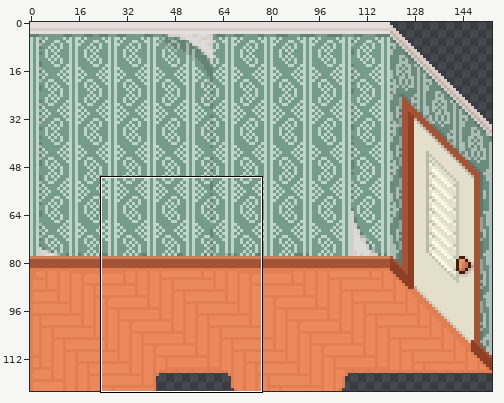
A pixel-art file gets an edit: _Soyka/water_district_apartments_hall.aseprite. The picture above shows the old version from afar; the outline marks the close-up.
Close-up. Before the edit:
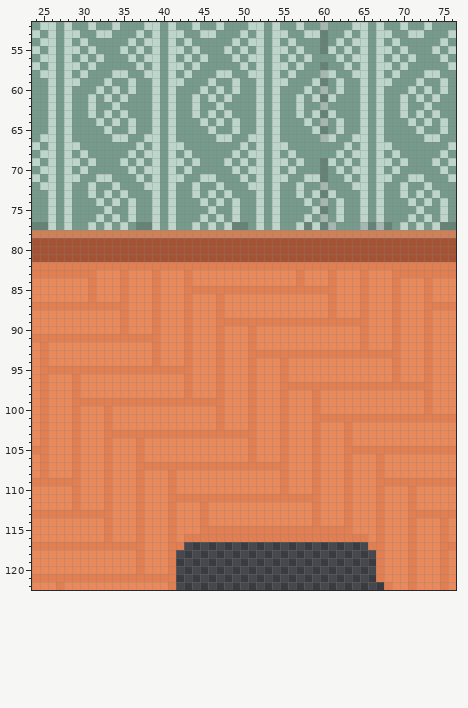
154x123 pixels, 1 frame. Colours within 5 levels of each other are drawn and written as one. Shown: x 24..76, y 52..122. The commit also changed other parts of the picture, which this record leaves out.
New version:
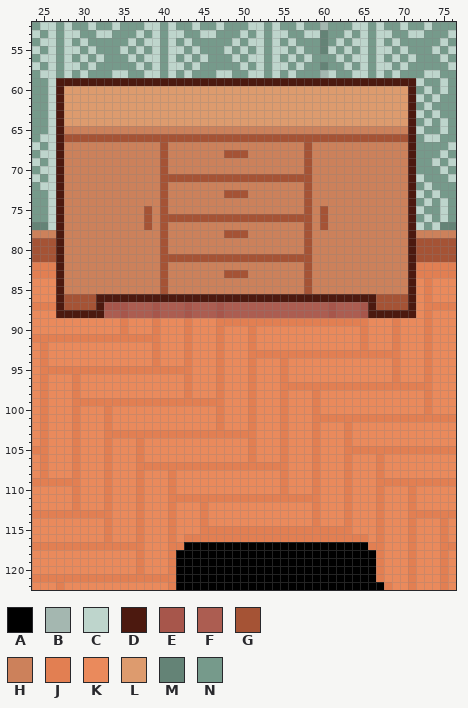
Palette (. is transparent): A #000000  B #a4b7b0  C #bed5cc  D #4c190f  E #a7564b  F #ac5d51  G #a55335  H #cc815b  J #e27f52  K #ea8a5c  L #dd9b6e  M #648376  N #769a8b
Diff:
layer "Layer 8" added
layer "FLOOR" added
layer "WALLS" added
layer "DETAILS/Layer 2" added
layer "DETAILS/Layer 3" added
layer "AO" added
layer "Layer 7" added
layer "Layer 1" removed
layer "Flattened" removed
layer "Group 1/Layer 2" removed
layer "Group 1/Layer 3" removed
layer "Layer 4" removed
Layers "Layer 7", "Layer 8":
y 59: x 27..71 NCCNNNCNNCNNCNCCNNNCNNCNNCNCCNNNCMNCNNCNCCNNN -> DDDDDDDDDDDDDDDDDDDDDDDDDDDDDDDDDDDDDDDDDDDDD
y 60: x 27..71 NCNNNCNCNCNNCNCNNNCNCNCNNCNCNNNCNBNCNNCNCNNNC -> DLLLLLLLLLLLLLLLLLLLLLLLLLLLLLLLLLLLLLLLLLLLD
y 61: x 27..71 NCNNCNCNCNNNCNCNNCNCNCNNNCNCNNCNCMCNNNCNCNNCN -> DLLLLLLLLLLLLLLLLLLLLLLLLLLLLLLLLLLLLLLLLLLLD
y 62: x 27..71 NCNNCNNCNNNNCNCNNCNNCNNNNCNCNNCNNBNNNNCNCNNCN -> DLLLLLLLLLLLLLLLLLLLLLLLLLLLLLLLLLLLLLLLLLLLD
y 63: x 27..71 NCNNCNCNCNNNCNCNNCNCNCNNNCNCNNCNCMCNNNCNCNNCN -> DLLLLLLLLLLLLLLLLLLLLLLLLLLLLLLLLLLLLLLLLLLLD
y 64: x 27..71 NCNNNCNCNCNNCNCNNNCNCNCNNCNCNNNCNBNCNNCNCNNNC -> DLLLLLLLLLLLLLLLLLLLLLLLLLLLLLLLLLLLLLLLLLLLD
y 65: x 27..71 NCNNNNCNNCNNCNCNNNNCNNCNNCNCNNNNCMNCNNCNCNNNN -> DHHHHHHHHHHHHHHHHHHHHHHHHHHHHHHHHHHHHHHHHHHHD
y 66: x 27..71 NCNNNNNCCNNCCNCNNNNNCCNNCCNCNNNNNBCNNCCNCNNNN -> DGGGGGGGGGGGGGGGGGGGGGGGGGGGGGGGGGGGGGGGGGGGD
y 67: x 27..71 NCCNNNNNNNCNCNCCNNNNNNNCNCNCCNNNNNNNCNCNCCNNN -> DHHHHHHHHHHHHGHHHHHHHHHHHHHHHHHGHHHHHHHHHHHHD
y 68: x 27..71 NCNCNNNNNCNCCNCNCNNNNNCNCCNCNCNNNNNCNCCNCNCNN -> DHHHHHHHHHHHHGHHHHHHHGGGHHHHHHHGHHHHHHHHHHHHD
y 69: x 27..71 NCCNCNNNCNCNCNCCNCNNNCNCNCNCCNCNNMCNCNCNCCNCN -> DHHHHHHHHHHHHGHHHHHHHHHHHHHHHHHGHHHHHHHHHHHHD
y 70: x 27..71 NCNCNNNNNCNCCNCNCNNNNNCNCCNCNCNNNMNCNCCNCNCNN -> DHHHHHHHHHHHHGHHHHHHHHHHHHHHHHHGHHHHHHHHHHHHD
y 71: x 27..71 NCCNNCCNNNCNCNCCNNCCNNNCNCNCCNNCCMNNCNCNCCNNC -> DHHHHHHHHHHHHGGGGGGGGGGGGGGGGGGGHHHHHHHHHHHHD
y 72: x 27..71 NCNNCNNCNNNCCNCNNCNNCNNNCCNCNNCNNBNNNCCNCNNCN -> DHHHHHHHHHHHHGHHHHHHHHHHHHHHHHHGHHHHHHHHHHHHD
y 73: x 27..71 NCNNCNCNCNNNCNCNNCNCNCNNNCNCNNCNCMCNNNCNCNNCN -> DHHHHHHHHHHHHGHHHHHHHGGGHHHHHHHGHHHHHHHHHHHHD
y 74: x 27..71 NCNNNCNCNCNNCNCNNNCNCNCNNCNCNNNCNBNCNNCNCNNNC -> DHHHHHHHHHHHHGHHHHHHHHHHHHHHHHHGHHHHHHHHHHHHD
y 75: x 27..71 NCNNNNCNNCNNCNCNNNNCNNCNNCNCNNNNCMNCNNCNCNNNN -> DHHHHHHHHHHGHGHHHHHHHHHHHHHHHHHGHGHHHHHHHHHHD
y 76: x 27..71 NCNNNCNCNCNNCNCNNNCNCNCNNCNCNNNCNBNCNNCNCNNNC -> DHHHHHHHHHHGHGGGGGGGGGGGGGGGGGGGHGHHHHHHHHHHD
y 77: x 27..71 NCNNCNCNCNMMCNCNNCNCNCMMNCNCNNCMCMBNNNBMBMNCN -> DHHHHHHHHHHGHGHHHHHHHHHHHHHHHHHGHGHHHHHHHHHHD
y 78: x 27 H -> D; x 40 H -> G; x 48..50 HHH -> GGG; x 58 H -> G; x 71 H -> D
y 79..80: x 27..39 GGGGGGGGGGGGG -> DHHHHHHHHHHHH; x 41..57 GGGGGGGGGGGGGGGGG -> HHHHHHHHHHHHHHHHH; x 59..71 GGGGGGGGGGGGG -> HHHHHHHHHHHHD
y 81: x 27..39 GGGGGGGGGGGGG -> DHHHHHHHHHHHH; x 59..71 GGGGGGGGGGGGG -> HHHHHHHHHHHHD
y 82: x 27..71 JJJJJJJJJJJJJJJJJJJJJJJJJJJJJJJJJJJJJJJJJJJJJ -> DHHHHHHHHHHHHGHHHHHHHHHHHHHHHHHGHHHHHHHHHHHHD
y 83: x 27..71 JJJJJKKKJKKKJKKKJKKKKKKKKKKKKKJKKKJKKKJKKKJJJ -> DHHHHHHHHHHHHGHHHHHHHGGGHHHHHHHGHHHHHHHHHHHHD
y 84: x 27..71 KKKKJKKKJKKKJKKKJKKKKKKKKKKKKKJKKKJKKKJKKKJKK -> DHHHHHHHHHHHHGHHHHHHHHHHHHHHHHHGHHHHHHHHHHHHD
y 85: x 27..71 KKKKJKKKJKKKJKKKJJJJJJJJJJJJJJJJJJJKKKJKKKJKK -> DHHHHHHHHHHHHGHHHHHHHHHHHHHHHHHGHHHHHHHHHHHHD
y 86: x 27..71 KKKKJKKKJKKKJKKKJKKKJKKKKKKKKKKKKKJKKKJKKKJKK -> DGGGGDDDDDDDDDDDDDDDDDDDDDDDDDDDDDDDDDDDGGGGD
y 87: x 27..71 JJJJJJJJJKKKJKKKJKKKJKKKKKKKKKKKKKJKKKJKKKJKK -> DGGGGDEEEFFFEFFFEFFFEFFFFFFFFFFFFFEFFFEDGGGGD
y 88: x 27..71 KKKKKKKKJKKKJKKKJKKKJKKKKKKKKKKKKKJKKKJKKKJKK -> DDDDDDFFEFFFEFFFEFFFEFFFFFFFFFFFFFEFFFEDDDDDD
y 117: x 43..65 ....................... -> AAAAAAAAAAAAAAAAAAAAAAA
y 118..121: x 42..66 ......................... -> AAAAAAAAAAAAAAAAAAAAAAAAA
y 122: x 42..67 .......................... -> AAAAAAAAAAAAAAAAAAAAAAAAAA
